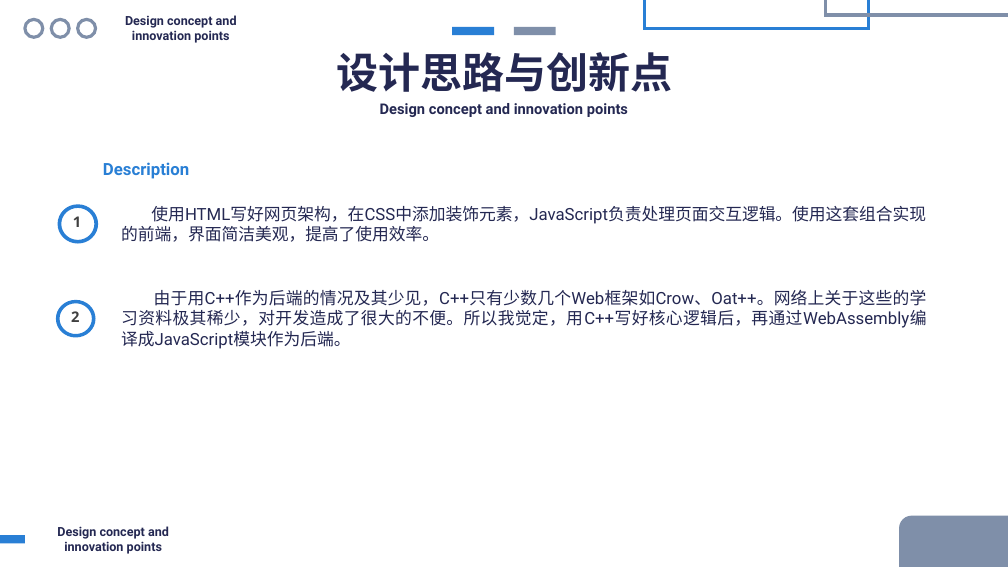
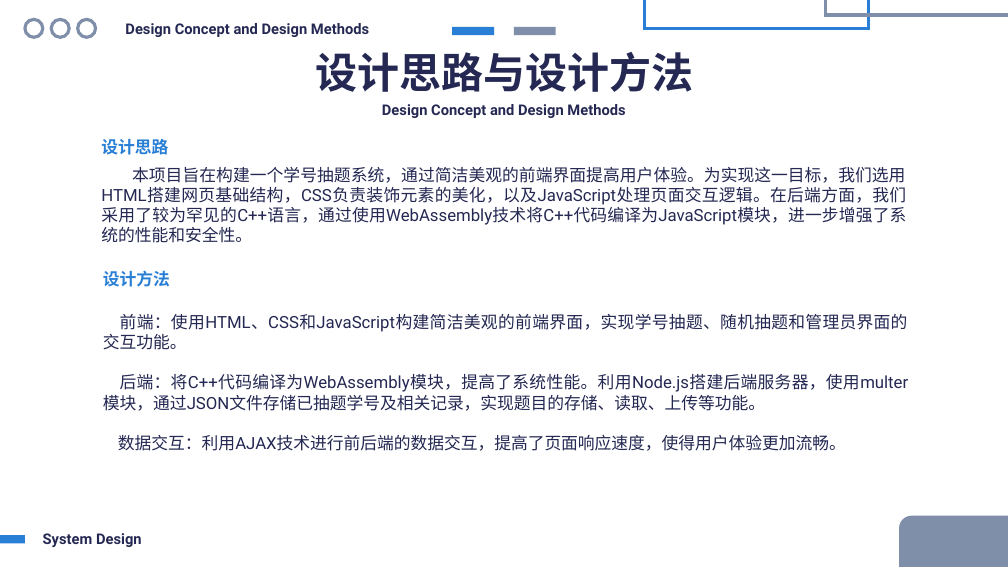
Before and after one commit to HoshiMeisa/Question-Drawing-System, a slide deck: slide 9 of ThesisDefense.pptx. Drawn at 1008x567 pixels with LibreOffice and Linux fonts; fonts in the diff are those of the drawing. Boxes give left, top, right and bottom in pixels: in the first picture for what was removed or moved away, otherwise in the second. Text is boxed around its words. In the diff, an @@ line names an element or a change of style, - is before the commit and + after.

Commit message:
update PPT

```diff
--- a/ThesisDefense.pptx
+++ b/ThesisDefense.pptx
@@ text at [125, 23, 369, 37]: text changed; size 12 to 14 pt @@
-Design concept and innovation points
+Design Concept and Design Methods
@@ text at [315, 52, 693, 92]: text changed @@
-        设计思路与创新点
+        设计思路与设计方法
@@ text at [382, 104, 625, 118]: text changed @@
-Design concept and innovation points
+Design Concept and Design Methods
@@ text at [101, 139, 168, 155]: text changed @@
-Description
+设计思路
@@ text at [101, 167, 906, 243]: text changed @@
-使用HTML写好网页架构，在CSS中添加装饰元素，JavaScript负责处理页面交互逻辑。使用这套组合实现的前端，界面简洁美观，提高了使用效率。
+本项目旨在构建一个学号抽题系统，通过简洁美观的前端界面提高用户体验。为实现这一目标，我们选用HTML搭建网页基础结构，CSS负责装饰元素的美化，以及JavaScript处理页面交互逻辑。在后端方面，我们采用了较为罕见的C++语言，通过使用WebAssembly技术将C++代码编译为JavaScript模块，进一步增强了系统的性能和安全性。
@@ freeform shape removed at [57, 204, 98, 243] @@
@@ text removed at [73, 216, 81, 227] @@
-1
@@ text added at [103, 270, 170, 287], 16 pt, text #297FD5, bold @@
+设计方法
@@ text removed at [121, 290, 927, 349] @@
-由于用C++作为后端的情况及其少见，C++只有少数几个Web框架如Crow、Oat++。网络上关于这些的学习资料极其稀少，对开发造成了很大的不便。所以我觉定，用C++写好核心逻辑后，再通过WebAssembly编译成JavaScript模块作为后端。
@@ freeform shape removed at [56, 300, 95, 338] @@
@@ text removed at [71, 311, 79, 322] @@
-2
@@ text added at [103, 314, 909, 451], 16 pt, text #242852 @@
+前端：使用HTML、CSS和JavaScript构建简洁美观的前端界面，实现学号抽题、随机抽题和管理员界面的交互功能。
+后端：将C++代码编译为WebAssembly模块，提高了系统性能。利用Node.js搭建后端服务器，使用multer模块，通过JSON文件存储已抽题学号及相关记录，实现题目的存储、读取、上传等功能。
+数据交互：利用AJAX技术进行前后端的数据交互，提高了页面响应速度，使得用户体验更加流畅。
@@ text at [43, 533, 142, 547]: text changed; size 12 to 14 pt @@
-Design concept and innovation points
+System Design
```
Also in this commit, not shown: 5 other slides changed, 3 slides added, 1 slide removed, 3 other files.
